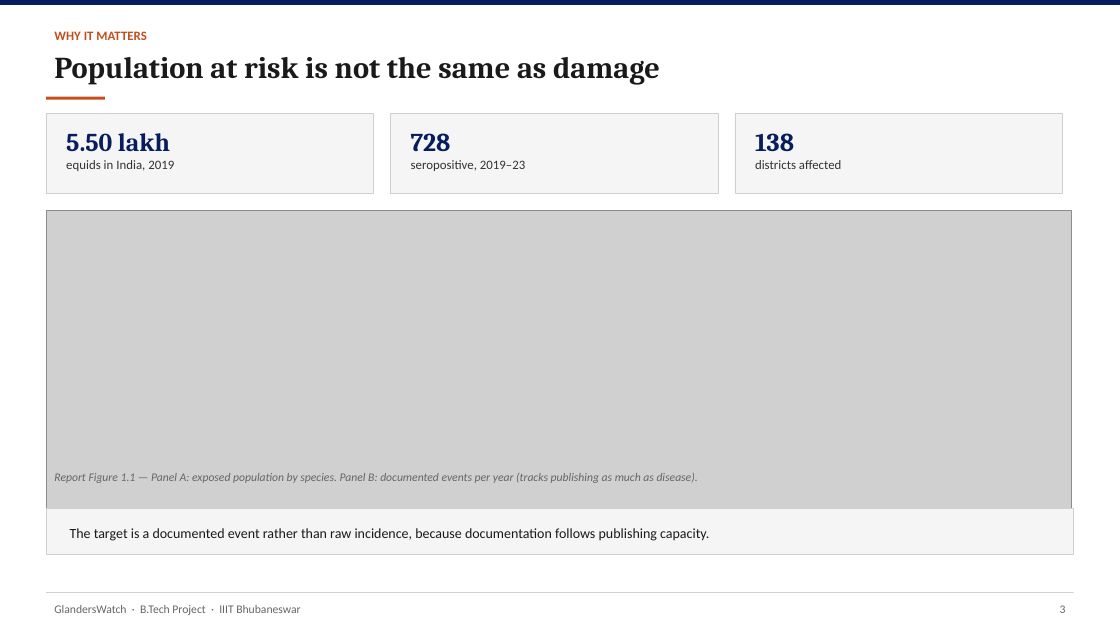
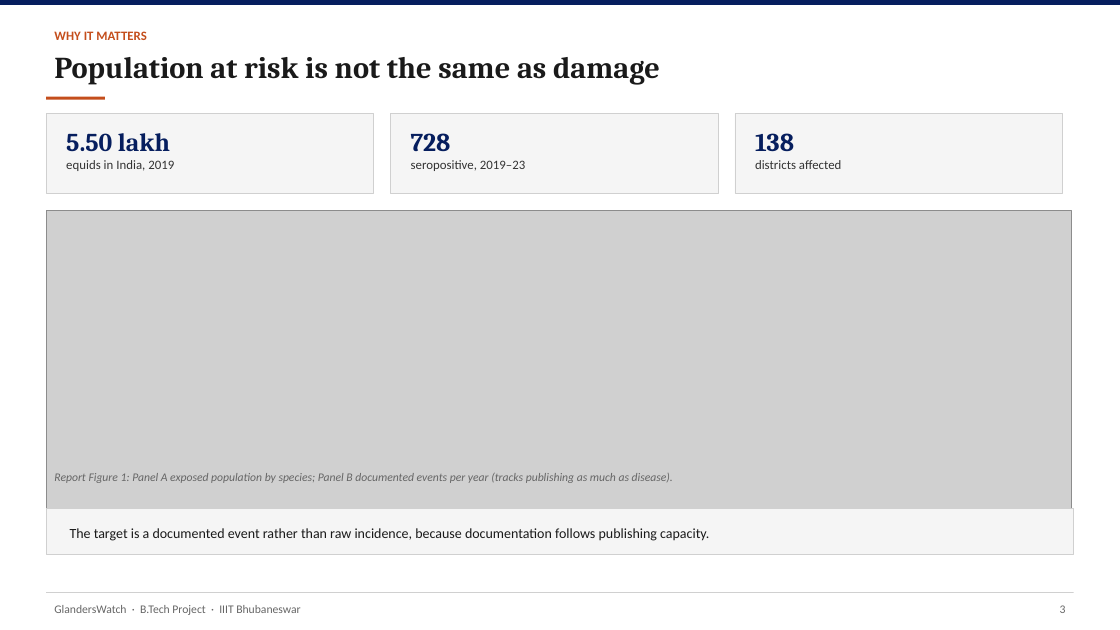
Before and after one commit to YuvrajSingh-mist/glandersWatch, a slide deck: slide 4 of slides/GlandersWatch_Deck.pptx. Drawn at 1120x630 pixels with LibreOffice and Linux fonts; fonts in the diff are those of the drawing; grey boxes stand for pictures. Boxes give left, top, right and bottom in pixels: in the first picture for what was removed or moved away, otherwise in the second. Text is boxed around its words. In the diff, an @@ line names an element or a change of style, - is before the commit and + after.

Commit message:
Align deck figure captions with continuous report numbering

```diff
--- a/slides/GlandersWatch_Deck.pptx
+++ b/slides/GlandersWatch_Deck.pptx
@@ text at box(54, 473, 673, 483): text changed @@
-Report Figure 1.1 — Panel A: exposed population by species. Panel B: documented events per year (tracks publishing as much as disease).
+Report Figure 1: Panel A exposed population by species; Panel B documented events per year (tracks publishing as much as disease).
```
Also in this commit, not shown: 6 other slides changed, 1 other file.
